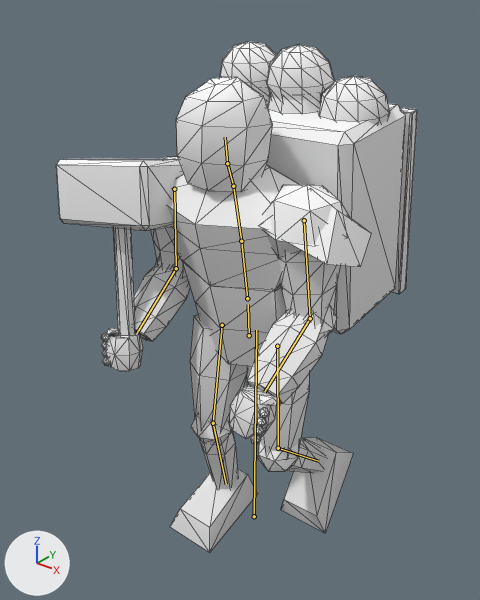
Two versions of the glTF model client/public/assets/models/coalback_porter.glb, one commit apart.
Before and after are seen from a 50 mm camera at (1.261, -1.671, 2.01) aimed at (-0.105, 0.037, 0.952). Arrows for +X, +Y and +Z are at lower left; the lights stay in place. The picture after the commit comes second. Both versions are drawn at frame 8 of the action 'walk'; the numbers are the values there. The bones that change, and the others that lie on the model, are drawn over the model as lines. Mesh edges are drawn as thin lines.

Names of what the first picture shows: 'coalback_porter'.
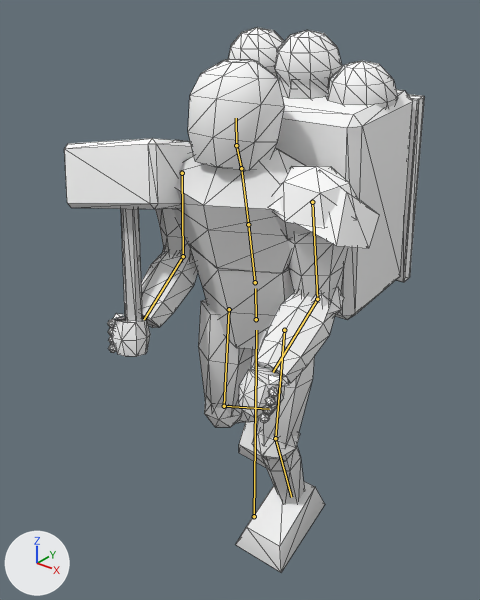
The edits, one by one:
Bone 'hips' (bone_hips) moves from (0.0, 0.0, 0.044) to (0.0, 0.044, 0.0).
Bone 'spine' (bone_spine) turns from (6, 0, 0) to (7, 0, 0) degrees about its own x, y and z.
Bone 'chest' (bone_chest) turns from (0, 0, 0) to (-2, 0, 0) degrees about its own x, y and z.
Bone 'head' (bone_head) turns from (0, 0, 0) to (-6, 0, 0) degrees about its own x, y and z.
Bone 'upper_arm.L' (bone_upper_arm_l) turns from (-2, 0, 5) to (0, 0, 7) degrees about its own x, y and z.
Bone 'upper_arm.R' (bone_upper_arm_r) turns from (2, 0, -5) to (0, 0, -7) degrees about its own x, y and z.
Bone 'thigh.L' (bone_thigh_l) turns from (1, 0, 0) to (-6, 0, 0) degrees about its own x, y and z.
Bone 'shin.L' (bone_shin_l) turns from (45, 0, 0) to (20, 0, 0) degrees about its own x, y and z.
Bone 'thigh.R' (bone_thigh_r) turns from (-3, 0, 0) to (0, 0, 0) degrees about its own x, y and z.
Bone 'shin.R' (bone_shin_r) turns from (12, 0, 0) to (55, 0, 0) degrees about its own x, y and z.

Pixel boxes (x1, y1, x2, y2) of what changed, in the pictures (480 x 600 px):
'coalback_porter', posed (7% taller)
    before: (56, 41, 418, 552)
    after: (64, 27, 425, 572)
bone 'hips', root to tip
    before: (249, 335) to (248, 304)
    after: (256, 319) to (255, 288)
bone 'spine', root to tip
    before: (247, 298) to (241, 241)
    after: (255, 282) to (248, 224)
bone 'chest', root to tip
    before: (241, 241) to (233, 186)
    after: (248, 224) to (241, 168)
bone 'head', root to tip
    before: (227, 163) to (225, 137)
    after: (236, 145) to (236, 118)
bone 'upper_arm.L', root to tip
    before: (304, 220) to (310, 318)
    after: (312, 202) to (317, 299)
bone 'upper_arm.R', root to tip
    before: (174, 189) to (176, 268)
    after: (182, 173) to (183, 256)
bone 'thigh.L', root to tip
    before: (277, 346) to (278, 448)
    after: (284, 330) to (275, 438)
bone 'shin.L', root to tip
    before: (278, 448) to (318, 461)
    after: (275, 438) to (291, 497)
bone 'thigh.R', root to tip
    before: (222, 325) to (213, 423)
    after: (229, 309) to (224, 406)
bone 'shin.R', root to tip
    before: (213, 423) to (226, 484)
    after: (224, 406) to (269, 409)
